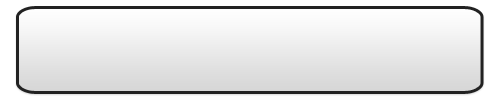
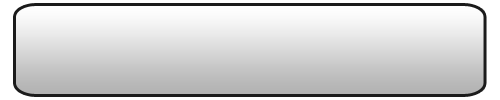
Revision of a layered (500, 100) image; what changed, layer by layer:
pixels changed over [13, 3, 487, 97] (layer not identified)
